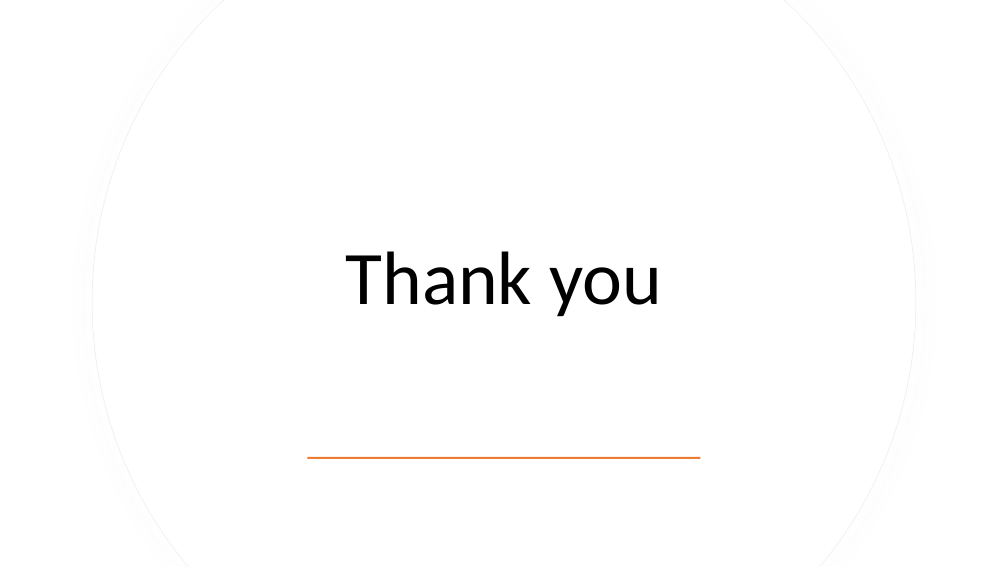
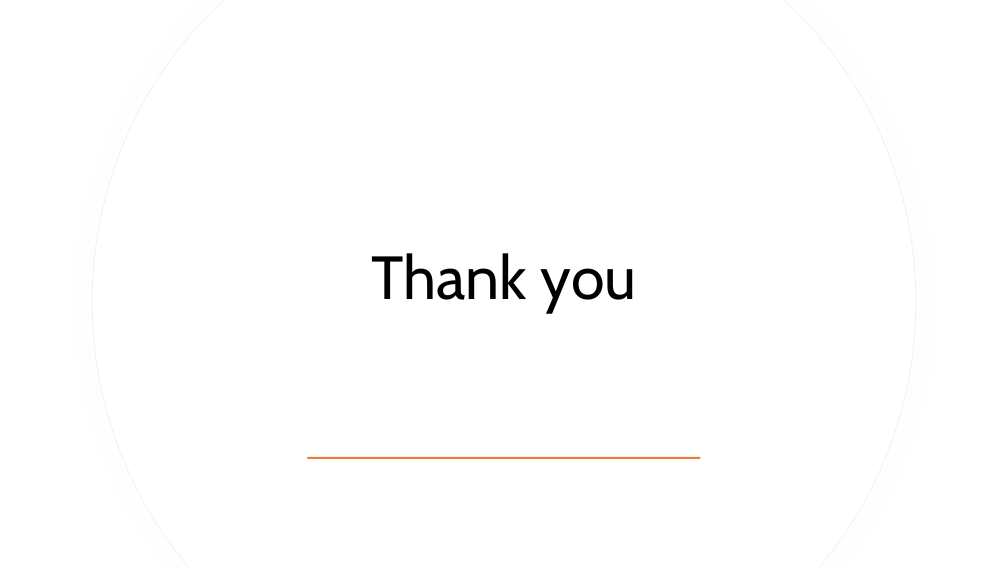
Before and after one commit to cxclark/covid19-analysis, a slide deck: slide 14 of 2020_10_30_covid_usa_analysis.pptx. Drawn at 1008x567 pixels with LibreOffice and Linux fonts; fonts in the diff are those of the drawing. Boxes give left, top, right and bottom in pixels: in the first picture for what was removed or moved away, otherwise in the second. Text is boxed around its words. In the diff, an @@ line names an element or a change of style, - is before the commit and + after.

```diff
--- a/2020_10_30_covid_usa_analysis.pptx
+++ b/2020_10_30_covid_usa_analysis.pptx
@@ title "Thank you" at box(372, 253, 637, 313): size 72 to 58 pt, font Calibri to Cabin @@
```
Also in this commit, not shown: 22 other slides changed, 2 other files.
